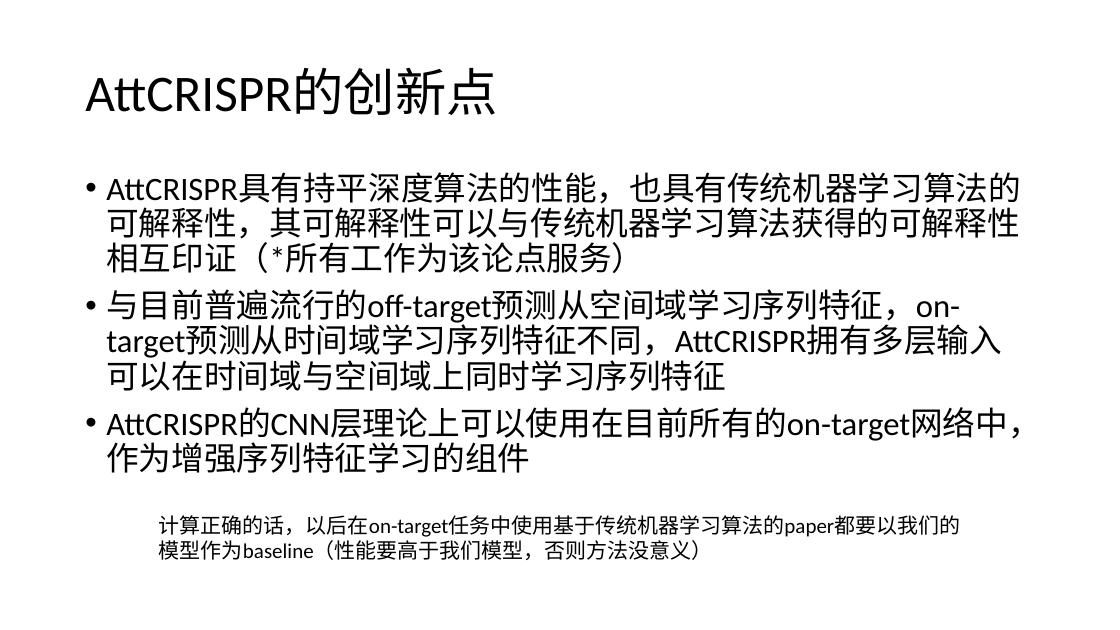
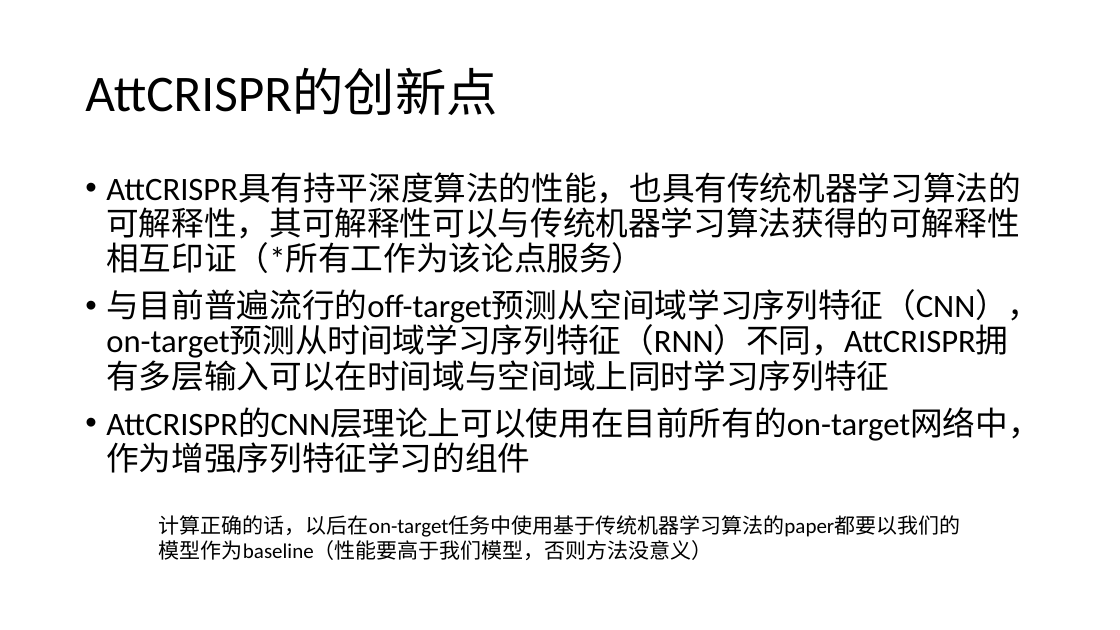
Before and after one commit to South-Walker/AttCRISPR, a slide deck: slide 2 of 组会7-26改.pptx. Drawn at 1120x630 pixels with LibreOffice and Linux fonts; fonts in the diff are those of the drawing. Boxes give left, top, right and bottom in pixels: in the first picture for what was removed or moved away, otherwise in the second. Text is boxed around its words. In the diff, an @@ line names an element or a change of style, - is before the commit and + after.

```diff
--- a/组会7-26改.pptx
+++ b/组会7-26改.pptx
@@ text at (106,289,1040,361): text changed @@
-• 与目前普遍流行的off-target预测从空间域学习序列特征，on-target预测从时间域学习序列特征不同，AttCRISPR拥有多层输入可以在时间域与空间域上同时学习序列特征
+• 与目前普遍流行的off-target预测从空间域学习序列特征（CNN），on-target预测从时间域学习序列特征（RNN）不同，AttCRISPR拥有多层输入可以在时间域与空间域上同时学习序列特征
```
Also in this commit, not shown: 1 other slide changed, 1 slide added, 3 other files.
